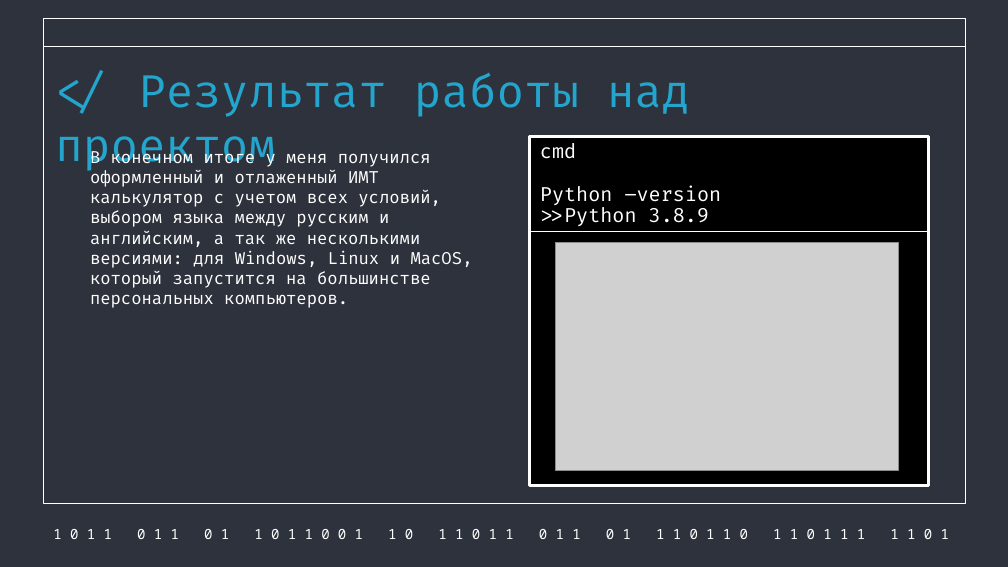
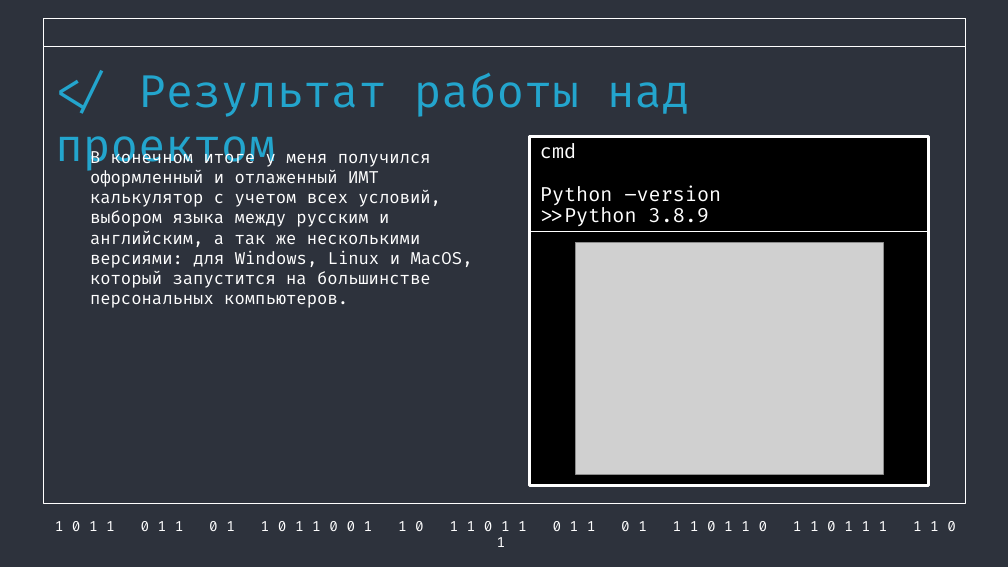
Before and after one commit to chiaker/BMI_calculator, a slide deck: slide 5 of презентация/презентация ИМТ проект.pptx. Drawn at 1008x567 pixels with LibreOffice and Linux fonts; fonts in the diff are those of the drawing; grey boxes stand for pictures. Boxes give left, top, right and bottom in pixels: in the first picture for what was removed or moved away, otherwise in the second. Text is boxed around its words. In the diff, an @@ line names an element or a change of style, - is before the commit and + after.

Commit message:
update presentation

```diff
--- a/презентация/презентация ИМТ проект.pptx
+++ b/презентация/презентация ИМТ проект.pptx
@@ picture: place and size @@
-picture at <box>555,242,898,471</box>
+picture at <box>576,243,884,474</box>
@@ text "1 0 1 1 0 ..." at <box>55,521,956,531</box>: font Noto Sans Mono to Fira Code @@
```
Also in this commit, not shown: 5 other slides changed.
